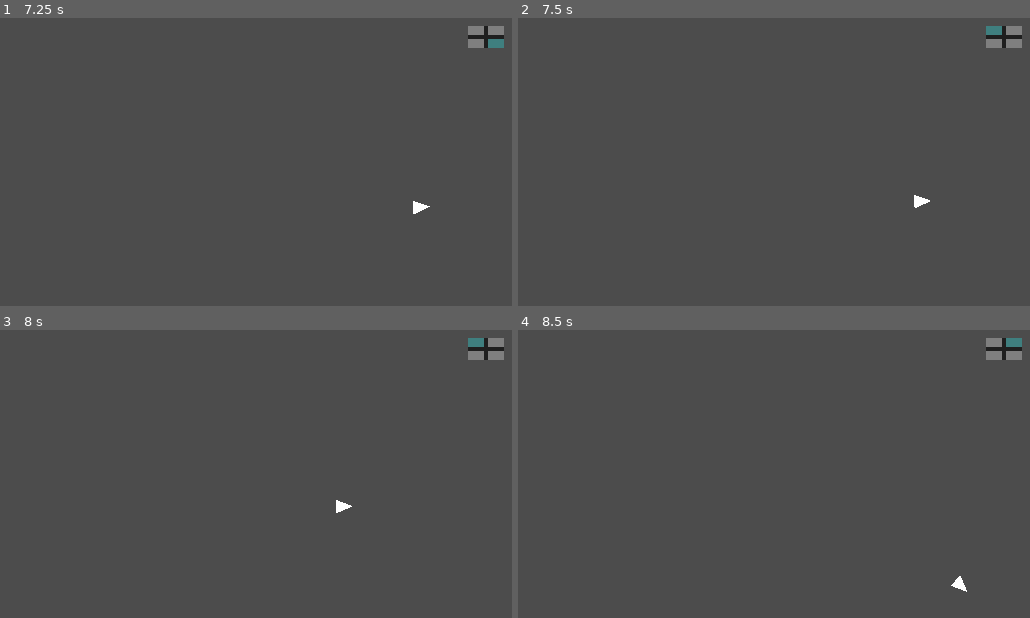
Above: before the commit, frames 1-4 (two rows, left to right).
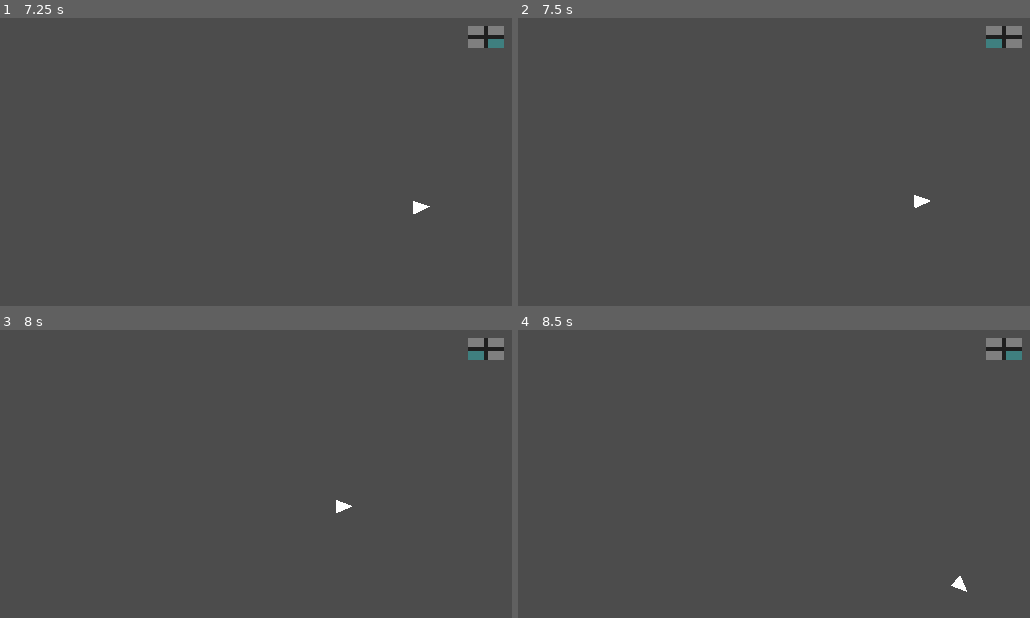
Above: after the commit, the same moments.

Repository: boukew99/godot_wild_jam_34
Game: Godot game, scene res://Main.tscn
Two runs of this game, one before a commit and one after it. Both use one fixed random seed, a clock stepped at 60 frames per second and the inputs below.
Inputs:
- Up to frame 1 (7.25 s): hold Up (up) 0.53-2.03 s; tap Z (gas) every 0.75 s from 0.6 to 6.6 s; hold Left (left) 2.03-3.53 s; tap Enter at 3.5 s; hold Down (down) 3.53-4.28 s; hold Right (right) 4.28-5.03 s; hold Up (up) 5.03-5.78 s; hold Right (right) from 5.78 s (still down)
- Up to frame 2 (7.5 s): keep holding Right (right); tap Z (gas) at 7.35 s
- Up to frame 3 (8 s): keep holding Right (right)
- Up to frame 4 (8.5 s): release Right (right) at 8.03 s; hold Down (down) from 8.03 s (still down); tap Z (gas) at 8.1 s

Frame 1 is identical in both runs. In frame 2, 0.2% of the frame differs, in the area x 91-95%, y 2-11%; in frame 3, 0.2%; in frame 4, 0.2%.

Commit message:
corrected minimap

Diff:
--- a/godot_wild_jam_34/main.gd
+++ b/godot_wild_jam_34/main.gd
@@ -7,6 +7,7 @@
 	minimap = get_node(minimap) as GridContainer
 
 func _on_GridCamera2D_position_changed(block_postion):
+	print(block_postion)
 	minimap.get_child(index).modulate.r = 1
-	index = wrapi( block_postion.x + block_postion.y * 2 , 0, 4)
+	index = wrapi(block_postion.x, 0, 2) + wrapi( block_postion.y  , 0, 2) * 2
 	minimap.get_child(index).modulate.r = 0.5
